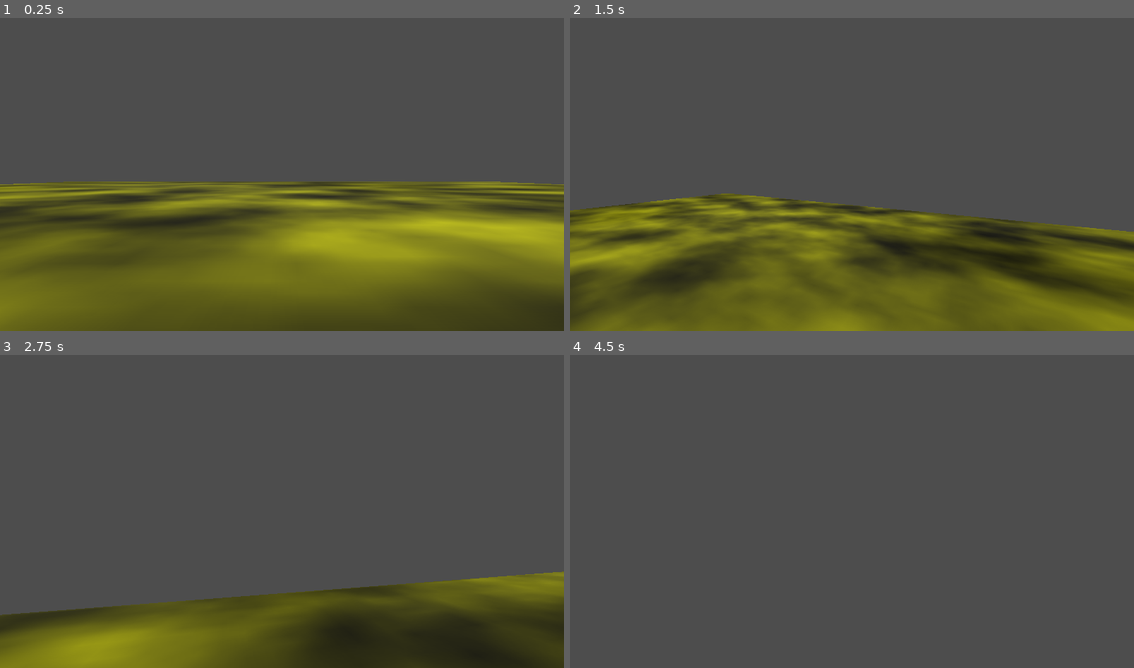
Above: before the commit, frames 1-4 (two rows, left to right).
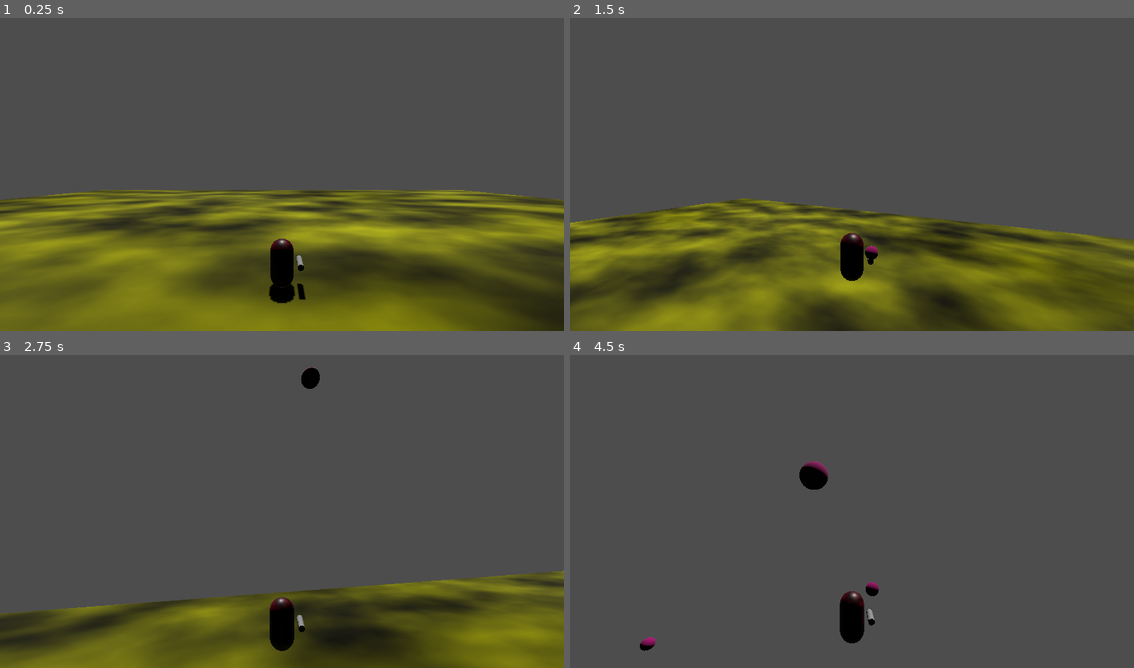
Above: after the commit, the same moments.

Repository: bsu-cs315/P3-Weaver
Game: Godot game, scene res://world/world.tscn
The game is run twice, just before and just after one commit, with the same random seed, the same clock (stepped at 60 frames per second) and the same inputs.
Inputs (mouse positions are in pixels of both pictures, inside the frame that each line leads up to):
- Up to frame 1 (0.25 s): no input
- Up to frame 2 (1.5 s): tap Enter at 0.5 s; move the mouse to (880, 171) at 0.52 s; hold W (move_forward) from 0.53 s (still down); click (880, 171) at 0.6 s; tap Space (jump) at 0.77 s; move the mouse to (823, 174) at 1.27 s; click (823, 174) at 1.35 s
- Up to frame 3 (2.75 s): keep holding W (move_forward); tap Space (jump) at 1.52 s; move the mouse to (293, 505) at 2.02 s; click (293, 505) at 2.1 s
- Up to frame 4 (4.5 s): keep holding W (move_forward); move the mouse to (846, 514) at 2.77 s; click (846, 514) at 2.85 s; tap Space (jump) at 3.02, 3.77 s; move the mouse to (891, 514) at 3.52 s; click (891, 514) at 3.6 s; move the mouse to (806, 505) at 4.27 s; click (806, 505) at 4.35 s

The runs differ from the first frame. In frame 1, 27% of the frame differs, in the area x 0-100%, y 52-100%; in frame 2, 18%; in frame 3, 12%; in frame 4, 1.2%.

Commit message:
Add working 3d gun launcher

Diff:
--- a/birds/bird.tscn
+++ b/birds/bird.tscn
@@ -3,6 +3,7 @@
 [ext_resource type="Script" path="res://birds/bird.gd" id="1_gds3f"]
 
 [sub_resource type="SphereShape3D" id="SphereShape3D_me16r"]
+radius = 0.25
 
 [sub_resource type="NoiseTexture2D" id="NoiseTexture2D_s84n4"]
 
@@ -12,8 +13,11 @@
 
 [sub_resource type="SphereMesh" id="SphereMesh_uowwx"]
 material = SubResource("StandardMaterial3D_1h12u")
+radius = 0.25
+height = 0.5
 
 [node name="bird" type="RigidBody3D"]
+mass = 0.1
 script = ExtResource("1_gds3f")
 
 [node name="CollisionShape3D" type="CollisionShape3D" parent="."]
--- a/launcher/launcher.gd
+++ b/launcher/launcher.gd
@@ -1,26 +1,25 @@
 extends Node3D
 
-var bird : bird
 
-@export var force := Vector3(-2,0,0)
+
+@export var force := Vector3(-1000,-10,-1000)
+@onready var bird = preload("res://birds/bird.tscn")
 
 # Called when the node enters the scene tree for the first time.
-func _ready():
-
-	_make_new_bird()
+#func _ready():
+#	_make_new_bird()
 
 
 # Called every frame. 'delta' is the elapsed time since the previous frame.
-func _process(_delta:float):
+func _process(delta:float):
 	if Input.is_action_just_pressed("launch"):
-
-		bird.apply_impulse(force)
 		_make_new_bird()
 
 
 
 
 func _make_new_bird():
-
-	bird = preload("res://birds/bird.tscn").instantiate()
-	call_deferred("add_child", bird)
+	var bird_inst = bird.instantiate()
+	get_tree().get_root().get_child(0).add_child(bird_inst)
+	bird_inst.global_transform = $launch_point_3d.global_transform
+	bird_inst.apply_central_impulse(force*-self.global_transform.basis.z)
--- a/launcher/launcher.tscn
+++ b/launcher/launcher.tscn
@@ -2,30 +2,39 @@
 
 [ext_resource type="Script" path="res://launcher/launcher.gd" id="1_fr4qk"]
 
-[sub_resource type="FastNoiseLite" id="FastNoiseLite_15sym"]
-
-[sub_resource type="NoiseTexture2D" id="NoiseTexture2D_ym34w"]
-noise = SubResource("FastNoiseLite_15sym")
-
-[sub_resource type="StandardMaterial3D" id="StandardMaterial3D_bgfgf"]
-albedo_color = Color(0, 0.537255, 0.435294, 1)
-albedo_texture = SubResource("NoiseTexture2D_ym34w")
-
-[sub_resource type="CapsuleMesh" id="CapsuleMesh_7cot1"]
-material = SubResource("StandardMaterial3D_bgfgf")
-radius = 0.125
+[sub_resource type="CylinderMesh" id="CylinderMesh_vl525"]
+top_radius = 0.125
+bottom_radius = 0.125
 height = 1.0
 
-[sub_resource type="CapsuleShape3D" id="CapsuleShape3D_8e1el"]
+[sub_resource type="NoiseTexture2D" id="NoiseTexture2D_1q43t"]
+
+[sub_resource type="StandardMaterial3D" id="StandardMaterial3D_ri5b3"]
+albedo_color = Color(0, 0, 0, 1)
+albedo_texture = SubResource("NoiseTexture2D_1q43t")
+
+[sub_resource type="CylinderMesh" id="CylinderMesh_ypyoi"]
+material = SubResource("StandardMaterial3D_ri5b3")
+top_radius = 0.125
+bottom_radius = 0.125
+height = 0.02
+
+[sub_resource type="CylinderShape3D" id="CylinderShape3D_fi0yq"]
+height = 1.0
 radius = 0.125
-height = 1.0
 
 [node name="launcher" type="StaticBody3D"]
 script = ExtResource("1_fr4qk")
-force = Vector3(0, 0, 200)
 
 [node name="launcher_mesh" type="MeshInstance3D" parent="."]
-mesh = SubResource("CapsuleMesh_7cot1")
+mesh = SubResource("CylinderMesh_vl525")
+
+[node name="launch_site_mesh" type="MeshInstance3D" parent="."]
+transform = Transform3D(1, 0, 0, 0, 1, 0, 0, 0, 1, 0, 0.510116, 0)
+mesh = SubResource("CylinderMesh_ypyoi")
 
 [node name="launcher_collision" type="CollisionShape3D" parent="."]
-shape = SubResource("CapsuleShape3D_8e1el")
+shape = SubResource("CylinderShape3D_fi0yq")
+disabled = true
+
+[node name="launch_point_3d" type="Marker3D" parent="."]
--- a/player_body/player_body.tscn
+++ b/player_body/player_body.tscn
@@ -36,7 +36,7 @@
 mesh = SubResource("CapsuleMesh_yd4s6")
 
 [node name="camera_controller" type="Node3D" parent="."]
-transform = Transform3D(1, 0, 0, 0, 1, 0, 0, 0, 1, 0, 1.1, -0.5)
+transform = Transform3D(1, 0, 0, 0, 1, 0, 0, 0, 1, 0, 3.82814, 8.78205)
 
 [node name="camera" type="Camera3D" parent="camera_controller"]
 
@@ -44,4 +44,5 @@
 update_mode = 1
 
 [node name="launcher" parent="." instance=ExtResource("2_7wjhc")]
-transform = Transform3D(1, 0, 0, 0, 1, 0, 0, 0, 1, 0.811062, 0, 0)
+transform = Transform3D(1, 0, 0, 0, -0.0150092, 0.999887, 0, -0.999887, -0.0150092, 0.759242, 0, 0)
+force = Vector3(-1000, -10, -1000)
